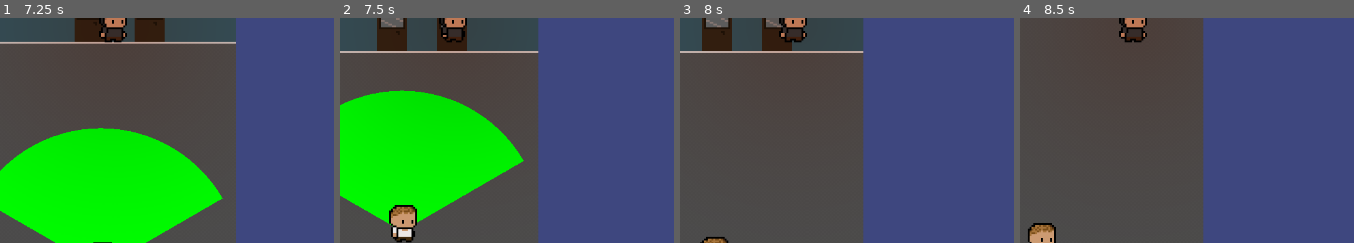
Above: before the commit, frames 1-4 (left to right).
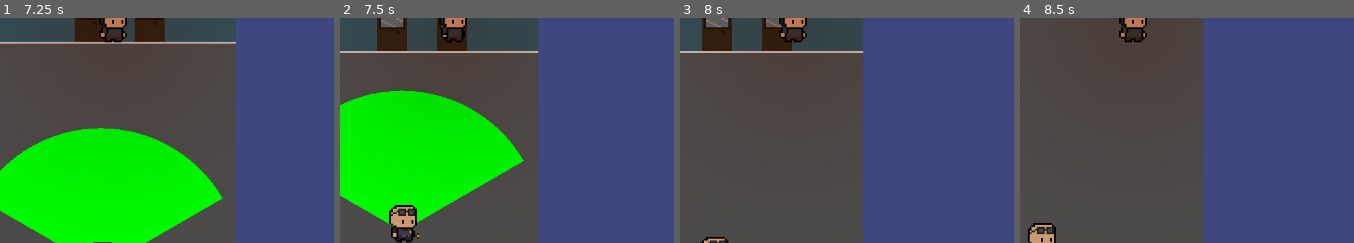
Above: after the commit, the same moments.

Repository: IndianJanos/godot-wild-jam--82
Game: Godot game, scene res://scenes/game.tscn
The game is run twice, just before and just after one commit, with the same random seed, the same clock (stepped at 60 frames per second) and the same inputs. The engine's default icon, where the game draws it, is replaced by a stand-in: a white triangle on a blue panel in a dark square.
Inputs:
- Up to frame 1 (7.25 s): tap Enter at 0.5, 5.75 s; hold D (move_right) 0.53-1.28 s; tap E (interact) every 0.75 s from 0.6 to 6.6 s; hold S (move_down) 1.28-2.03 s; hold D (move_right) 2.03-2.78 s; tap Space at 2.75 s; hold W (move_up) 2.78-3.53 s; hold A (move_left) 3.53-5.03 s; hold S (move_down) 5.03-5.78 s; hold D (move_right) 5.78-6.53 s; hold W (move_up) from 6.53 s (still down)
- Up to frame 2 (7.5 s): release W (move_up) at 7.28 s; hold D (move_right) from 7.28 s (still down); tap E (interact) at 7.35 s
- Up to frame 3 (8 s): keep holding D (move_right)
- Up to frame 4 (8.5 s): release D (move_right) at 8.03 s; hold S (move_down) from 8.03 s (still down); tap E (interact) at 8.1 s
The pictures show only the part of the screen within x 43-93%, y 50-100%; the shares and areas given below are measured in that part.

Frame 1 is identical in both runs. In frame 2, 0.5% of the frame differs, in the area x 15-25%, y 84-99%; in frame 3, 0.1%; in frame 4, 0.3%.

Commit message:
reload_scene

Diff:
--- a/scenes/enemies/guard.tscn
+++ b/scenes/enemies/guard.tscn
@@ -1,7 +1,11 @@
-[gd_scene load_steps=2 format=3 uid="uid://c1kiehyeaeclh"]
+[gd_scene load_steps=3 format=3 uid="uid://rbricdu3ts37"]
 
 [ext_resource type="PackedScene" uid="uid://djatvehobgh17" path="res://scenes/enemies/enemy.tscn" id="1_k5p1f"]
+[ext_resource type="Texture2D" uid="uid://broxojqfnk8ov" path="res://assets/sprites/enemies/1750535865552.png" id="2_bgj1j"]
 
 [node name="Guard" instance=ExtResource("1_k5p1f")]
 cone_length = 75.0
 cone_angle = 120.0
+
+[node name="Sprite2D" parent="." index="3"]
+texture = ExtResource("2_bgj1j")
--- a/scripts/enemies/bully.gd
+++ b/scripts/enemies/bully.gd
@@ -5,7 +5,7 @@
 	player_seen.connect(_on_player_seen)
 
 func _on_player_seen() -> void:
-	print("Game Over")
+	get_tree().reload_current_scene()
 
 func alert() -> void:
 	nav_agent.target_position = target_node.global_position
--- a/scripts/enemies/enemy.gd
+++ b/scripts/enemies/enemy.gd
@@ -23,6 +23,7 @@
 
 func _ready():
 	nav_agent.velocity_computed.connect(_on_velocity_computed)
+	player_seen.connect(_on_player_seen)  # Most már figyeli a jelet
 
 	if patrol_points.size() > 0:
 		nav_agent.target_position = patrol_points[patrol_index]
@@ -58,7 +59,7 @@
 	var origin = pivot.global_position
 	var space_state = get_world_2d().direct_space_state
 
-	is_player_seen = false
+	var player_detected_this_frame = false
 
 	for i in range(ray_count + 1):
 		var angle_rad = deg_to_rad(start_angle + i * angle_step)
@@ -73,8 +74,19 @@
 		points.append(pivot.to_local(hit_point))
 
 		if result and result.collider == target_node:
-			is_player_seen = true
-			player_seen.emit()
+			player_detected_this_frame = true
 
-	vision_cone.color = Color.RED if is_player_seen else Color.GREEN
+	if player_detected_this_frame and not is_player_seen:
+		is_player_seen = true
+		player_seen.emit()
+
+	vision_cone.color = Color.RED if player_detected_this_frame else Color.GREEN
 	vision_cone.polygon = points
+
+func _on_player_seen() -> void:
+	print("Player seen, reloading scene...")
+	get_tree().reload_current_scene()
+
+func alert() -> void:
+	nav_agent.target_position = target_node.global_position
+	pivot.look_at(nav_agent.get_next_path_position())
Not shown: 1 places in scenes/game.tscn that only renumber resources
